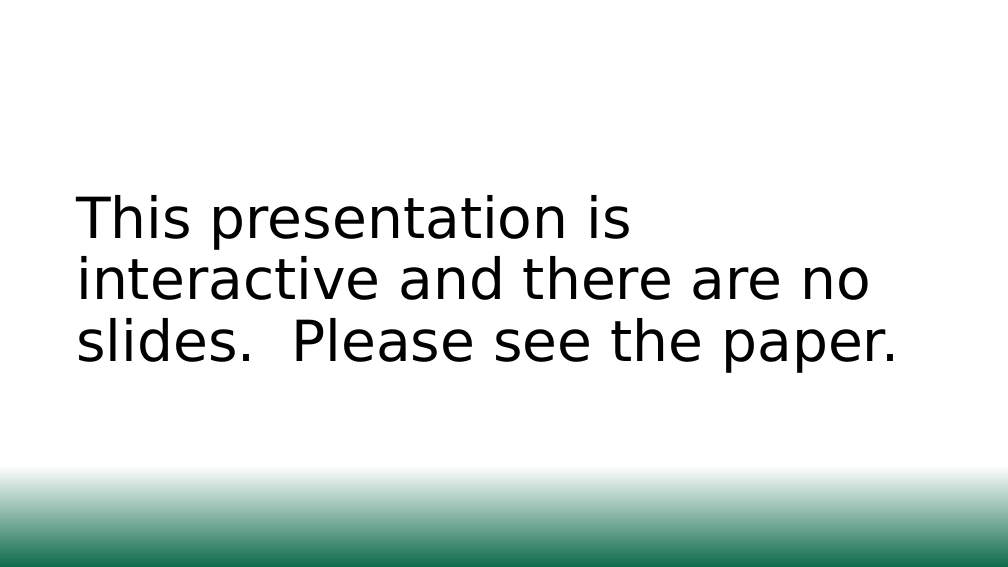
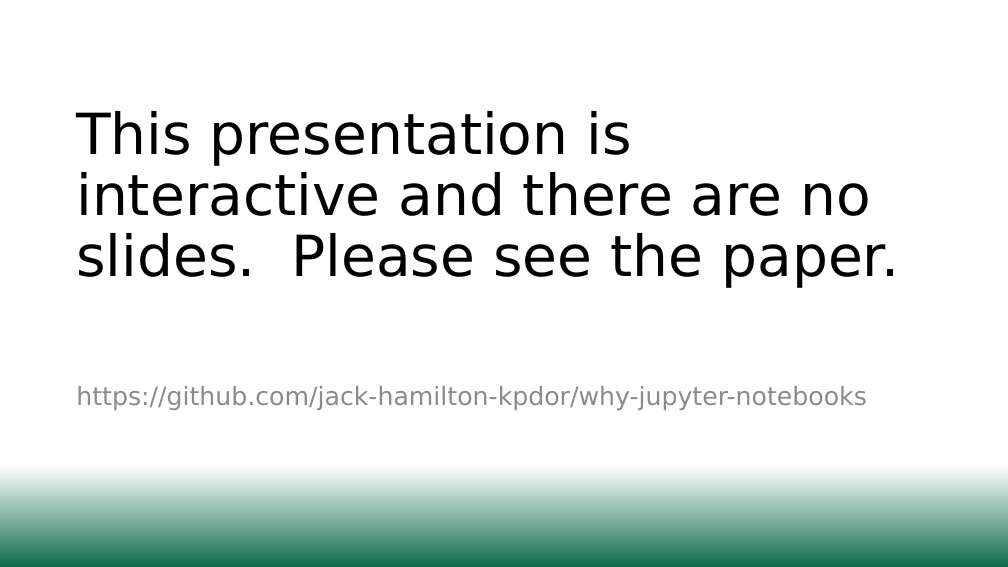
Before and after one commit to jack-hamilton-kpdor/why-jupyter-notebooks, a slide deck: slide 3 of 89-2019-Jupyter-Notebooks.pptx. Drawn at 1008x567 pixels with LibreOffice and Linux fonts; fonts in the diff are those of the drawing; background and template pictures are left out. Boxes give left, top, right and bottom in pixels: in the first picture for what was removed or moved away, otherwise in the second. Text is boxed around its words. In the diff, an @@ line names an element or a change of style, - is before the commit and + after.

```diff
--- a/89-2019-Jupyter-Notebooks.pptx
+++ b/89-2019-Jupyter-Notebooks.pptx
@@ title "This presentation is interactive and ...": place and size @@
-title "This presentation is interactive and ..." at <box>76,195,899,373</box>
+title "This presentation is interactive and ..." at <box>76,111,899,288</box>
@@ text added at <box>76,386,867,410</box>, 24 pt, text #8C8C8C @@
+https://github.com/jack-hamilton-kpdor/why-jupyter-notebooks
```
Also in this commit, not shown: 4 other files.
